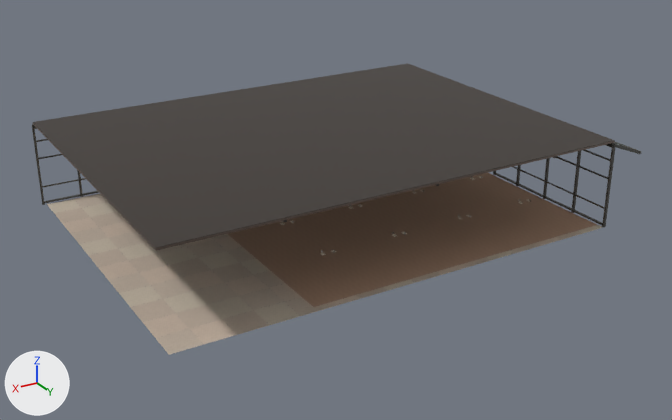
Renders of the Blender file assets/models/margaux-garden-window/window.blend from each side of a commit.
The view is the same before and after, from a 50 mm camera at (22.3, 39.2, 19.7) aimed at (-0.8, 0.8, 0.4). The lights are fixed; the arrows at lower left show +X, +Y and +Z. The older version comes first.

Names of what the first picture shows: 'Dark dining-room soffit and thin shadow joints', 'Garden window mullions with open door', '다이닝 좌석 아래 카펫', '통로의 밝은 석재 판' and 2 more.
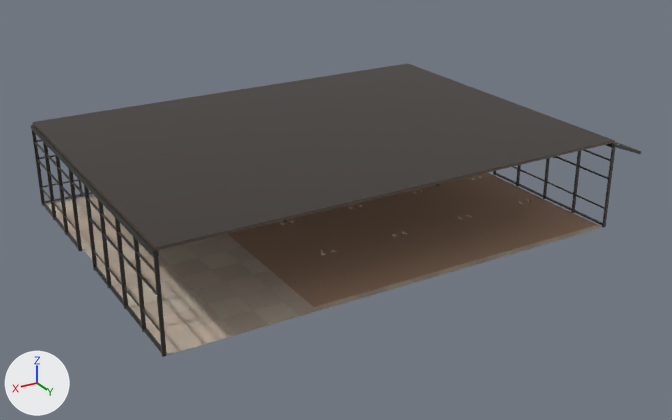
The change, as JSON lines over the scene's bpy script:
```json
{"op": "add", "block": "me_hearth_side_glazing_with_clear_door", "code": ["me_hearth_side_glazing_with_clear_door = bpy.data.meshes.new('Hearth side glazing with clear door')", "me_hearth_side_glazing_with_clear_door.from_pydata(...)  # 1176 vertices, 294 faces; spans x 11.8..12.1, y -8.9..8.9, z 0.0..4.5", "me_hearth_side_glazing_with_clear_door.materials.append(mat_painted_steel__wood_and_brushed_bronze)"]}
{"op": "add", "block": "ob_hearth_side_glazing_with_clear_door", "code": ["ob_hearth_side_glazing_with_clear_door = bpy.data.objects.new('Hearth side glazing with clear door', me_hearth_side_glazing_with_clear_door)", "ob_hearth_side_glazing_with_clear_door.location = (0.0, 0.0, 0.0)"]}
```

Boxes [x1, y1, x2, y2] around the edits, measured in the pictures (672 x 420 px):
```json
{"object": "Hearth side glazing with clear door", "change": "added", "after": [31, 125, 167, 357]}
```
